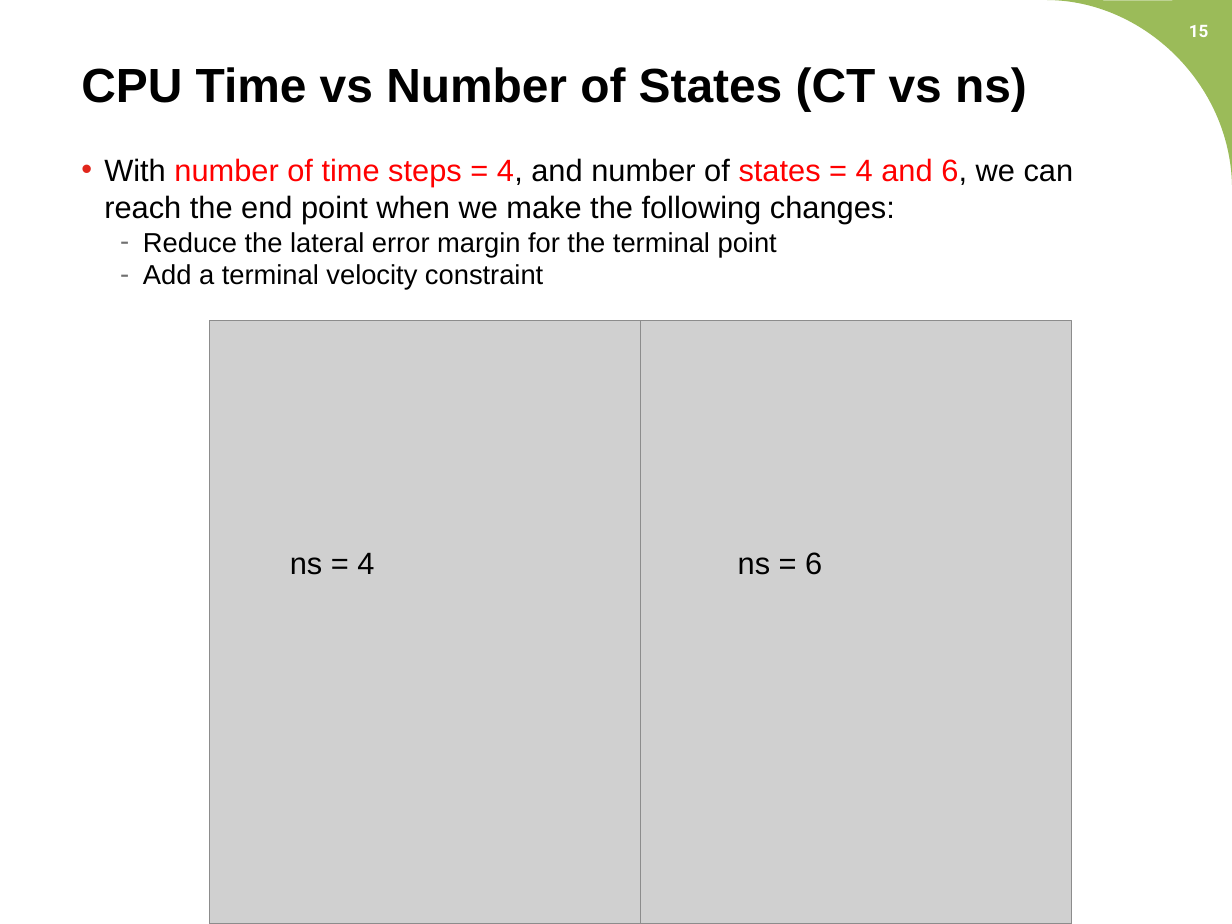
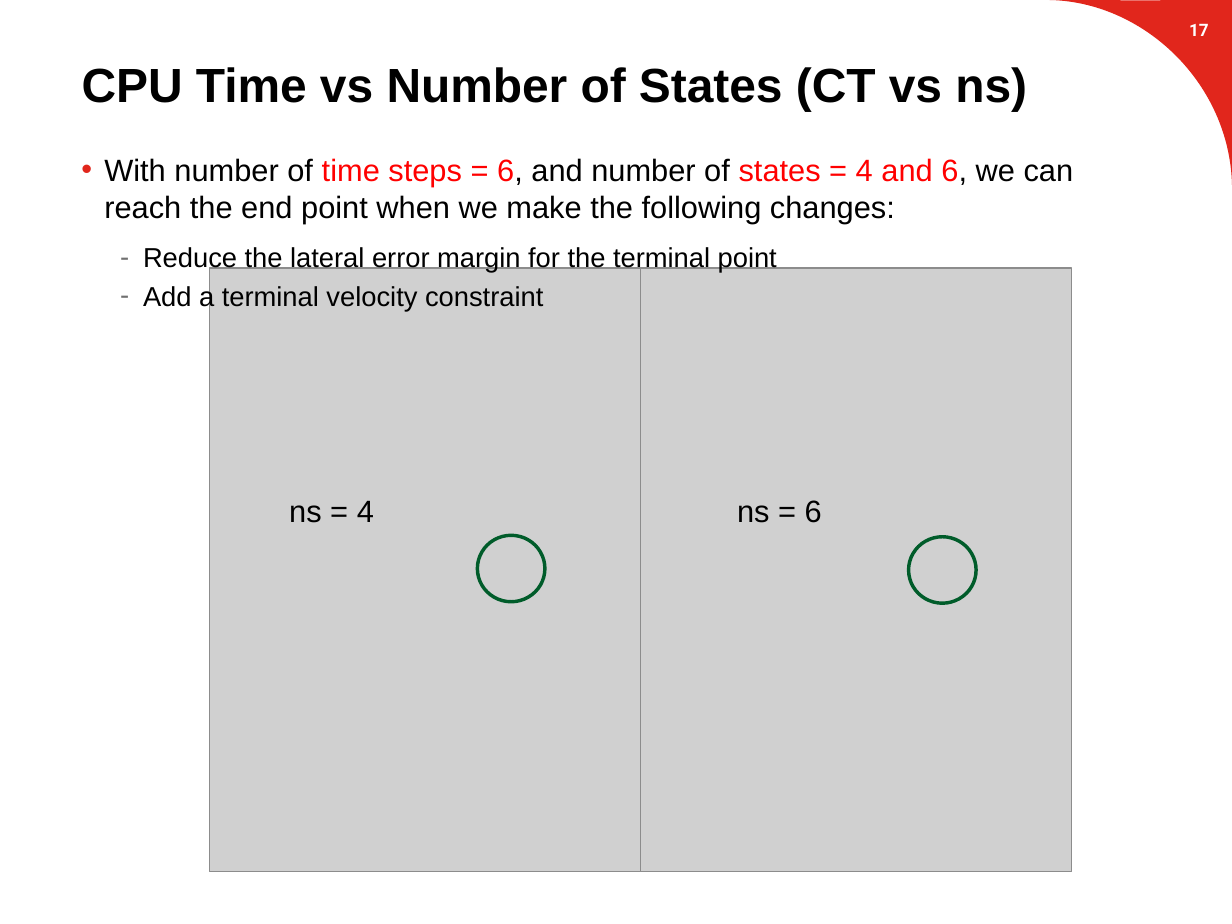
Before and after one commit to suvoganguli/GIG-MPC-Laplacian, a slide deck: slide 18 of 2D Results.pptx (slide 15 before the commit). Drawn at 1232x924 pixels with LibreOffice and Linux fonts; fonts in the diff are those of the drawing; grey boxes stand for pictures; background and template pictures are left out. Boxes give left, top, right and bottom in pixels: in the first picture for what was removed or moved away, otherwise in the second. Text is boxed around its words. In the diff, an @@ line names an element or a change of style, - is before the commit and + after.

```diff
--- a/2D Results.pptx
+++ b/2D Results.pptx
@@ freeform shape at bbox=[1047, 0, 1232, 185]: fill #9BBB59 to #E1261C @@
@@ page number at bbox=[1189, 23, 1209, 36]: text changed @@
-15
+17
@@ text at bbox=[104, 158, 1074, 224]: text changed @@
-• With number of time steps = 4, and number of states = 4 and 6, we can reach the end point when we make the following changes:
+• With number of time steps = 6, and number of states = 4 and 6, we can reach the end point when we make the following changes:
@@ text at bbox=[143, 246, 777, 311]: more space between paragraphs @@
@@ 2 pictures, 2 texts: place and size @@
-2 pictures, 2 texts at bbox=[209, 320, 1072, 924]
+2 pictures, 2 texts at bbox=[209, 269, 1072, 872]
@@ ellipse added at bbox=[478, 536, 546, 602], outline #005C2A 2 pt @@
@@ ellipse added at bbox=[909, 537, 977, 604], outline #005C2A 2 pt @@
```
Also in this commit, not shown: 18 other slides changed, 5 slides added, 2 slides removed.
